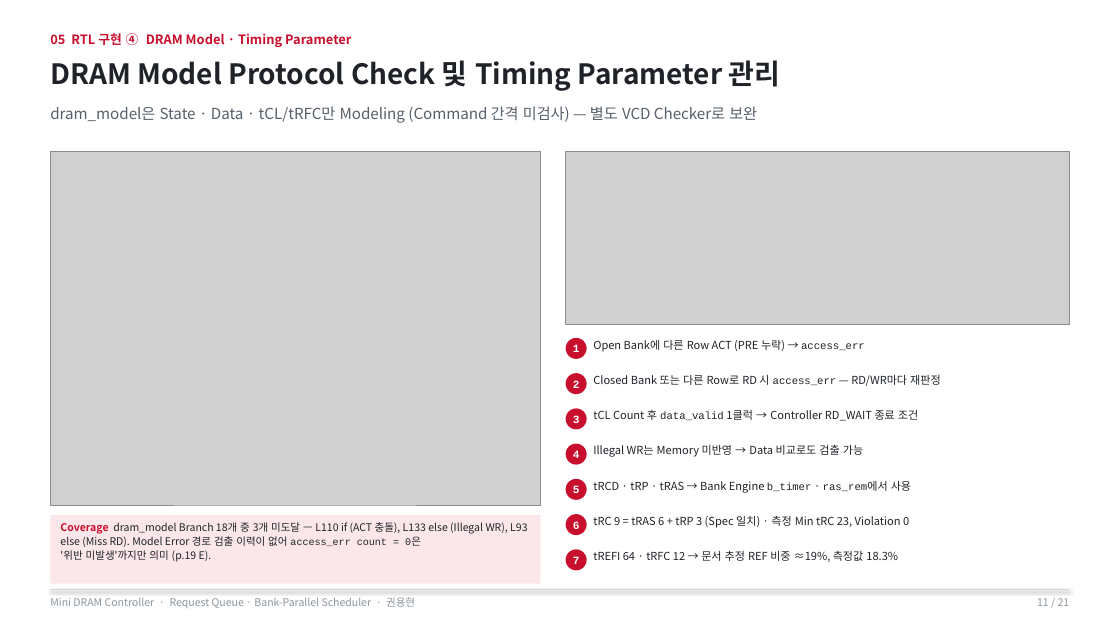
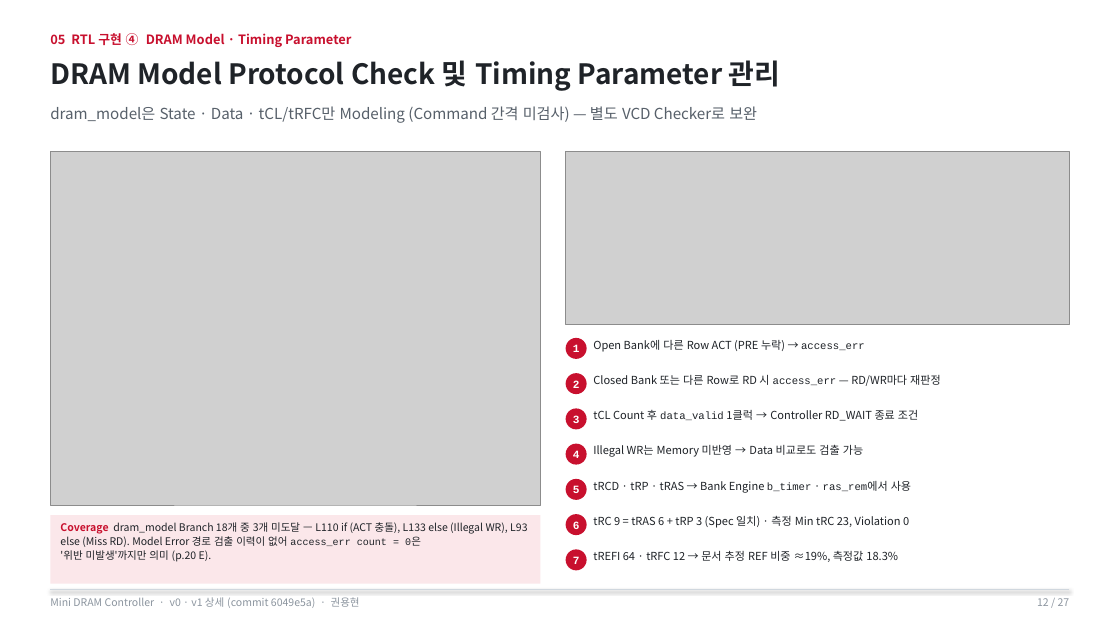
Before and after one commit to yhkwon-git/mini-dram-controller, a slide deck: slide 12 of portfolio-deck/MiniDramController_Portfolio.pptx (slide 11 before the commit). Drawn at 1120x630 pixels with LibreOffice and Linux fonts; fonts in the diff are those of the drawing; grey boxes stand for pictures. Boxes give left, top, right and bottom in pixels: in the first picture for what was removed or moved away, otherwise in the second. Text is boxed around its words. In the diff, an @@ line names an element or a change of style, - is before the commit and + after.

```diff
--- a/portfolio-deck/MiniDramController_Portfolio.pptx
+++ b/portfolio-deck/MiniDramController_Portfolio.pptx
@@ text at box(60, 522, 527, 562): text changed @@
-Coverage dram_model Branch 18개 중 3개 미도달 — L110 if (ACT 충돌), L133 else (Illegal WR), L93 else (Miss RD). Model Error 경로 검출 이력이 없어 access_err count = 0은
-'위반 미발생'까지만 의미 (p.19 E).
+Coverage dram_model Branch 18개 중 3개 미도달 — L110 if (ACT 충돌), L133 else (Illegal WR), L93 else (Miss RD). Model Error 경로 검출 이력이 없어 access_err count = 0은
+'위반 미발생'까지만 의미 (p.20 E).
@@ text at box(50, 597, 360, 608): text changed @@
-Mini DRAM Controller · Request Queue · Bank-Parallel Scheduler · 권용현
+Mini DRAM Controller · v0 · v1 상세 (commit 6049e5a) · 권용현
@@ text at box(1037, 598, 1070, 606): text changed @@
-11 / 21
+12 / 27
```
Also in this commit, not shown: 20 other slides changed, 6 slides added, 3 other files.
